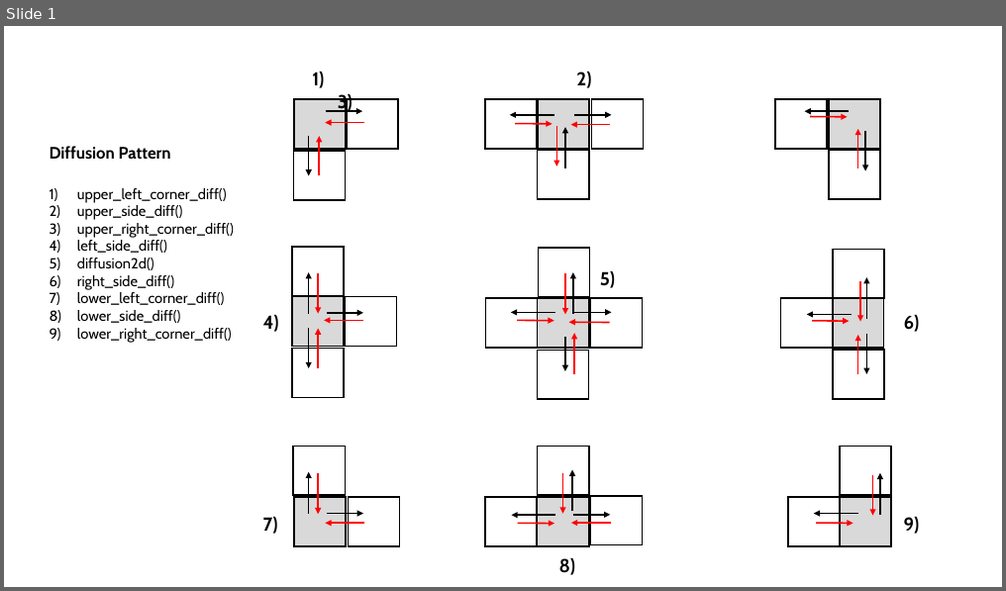
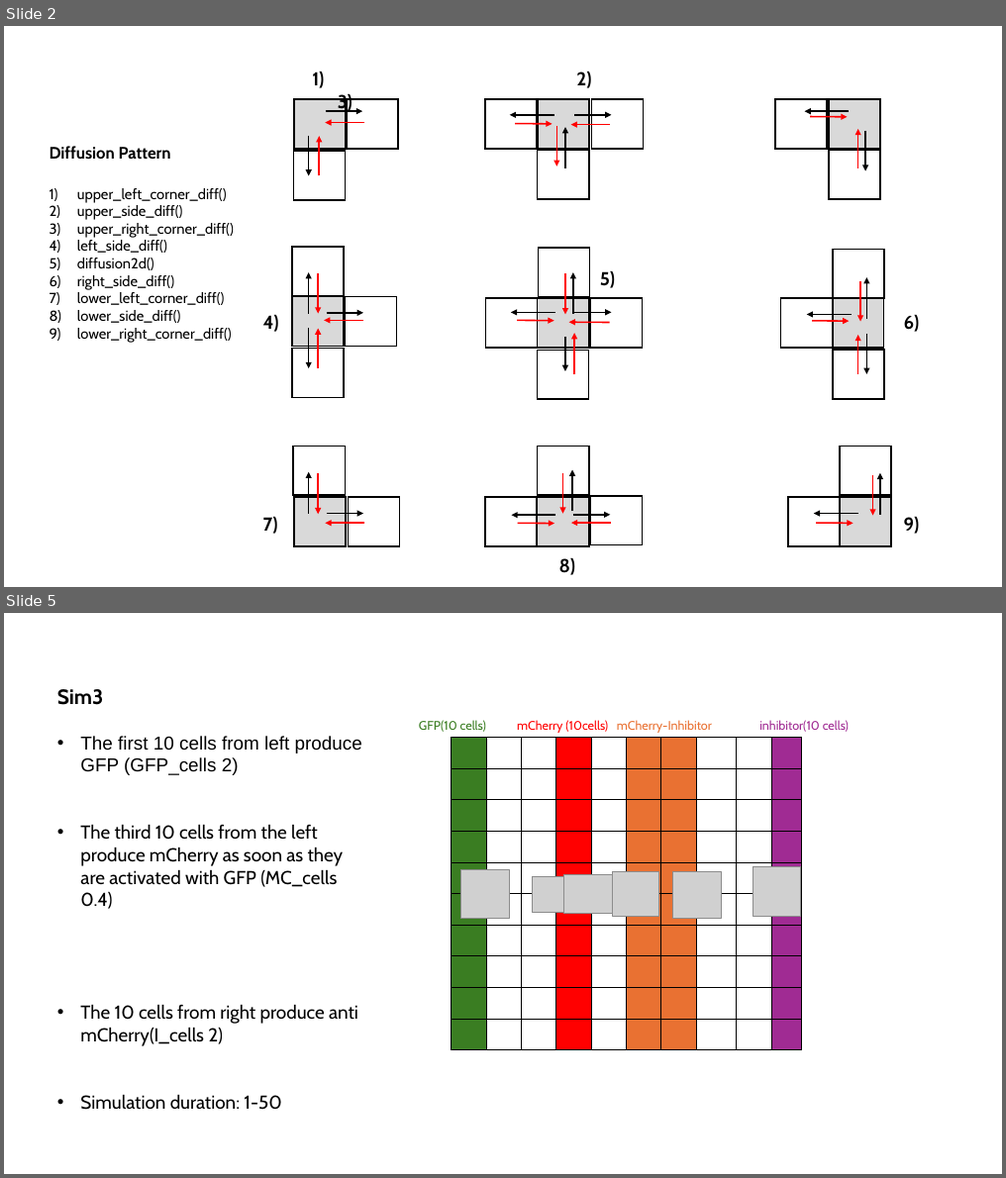
Before and after one commit to LoqmanSamani/grn-designer, a slide deck: sim_system.pptx. Shown one above the other, each under a label of ours: slide 1 before the commit, slides 2 and 5 after it; the slides between them are not shown. The pictures are 1006x591 and 1006x1178 pixels, drawn with LibreOffice and Linux fonts; fonts in the diff are those of the drawing; grey boxes stand for pictures. Boxes give left, top, right and bottom in pixels: in the first picture for what was removed or moved away, otherwise in the second. Text is boxed around its words. In the diff, an @@ line names an element or a change of style, - is before the commit and + after.

```diff
--- a/sim_system.pptx
+++ b/sim_system.pptx
@@ slide 5 added at (4,613,1002,1174), background #FFFFFF @@
@@ text added at (57,689,362,1110), 18 pt, text #000000 @@
+Sim3
+• The first 10 cells from left produce GFP (GFP_cells 2)
+• The third 10 cells from the left produce mCherry as soon as they are activated with GFP (MC_cells 0.4)
+• The 10 cells from right produce anti mCherry(I_cells 2)
+• Simulation duration: 1-50
@@ rectangle added at (411,714,1002,737), outline #FFFFFF 0.75 pt, 12 pt, text #A02B93 @@
+GFP(10 cells) mCherry (10cells) mCherry-Inhibitor inhibitor(10 cells)
@@ table added at (450,738,803,1051), 10 rows, 10 columns @@
+ |  |  |  |  |  |  |  |  | 
+ |  |  |  |  |  |  |  |  | 
+ |  |  |  |  |  |  |  |  | 
+ |  |  |  |  |  |  |  |  | 
+ |  |  |  |  |  |  |  |  | 
+ |  |  |  |  |  |  |  |  | 
+ |  |  |  |  |  |  |  |  | 
+ |  |  |  |  |  |  |  |  | 
+ |  |  |  |  |  |  |  |  | 
+ |  |  |  |  |  |  |  |  | 
@@ picture added at (461,869,509,918) @@
@@ picture added at (533,876,574,913) @@
@@ picture added at (564,875,612,914) @@
@@ picture added at (613,872,659,917) @@
@@ picture added at (673,872,721,919) @@
@@ picture added at (752,867,801,917) @@
@@ what was slide 1 is now slide 2 @@
```
Also in this commit, not shown: 3 other slides added, 1 other file.
